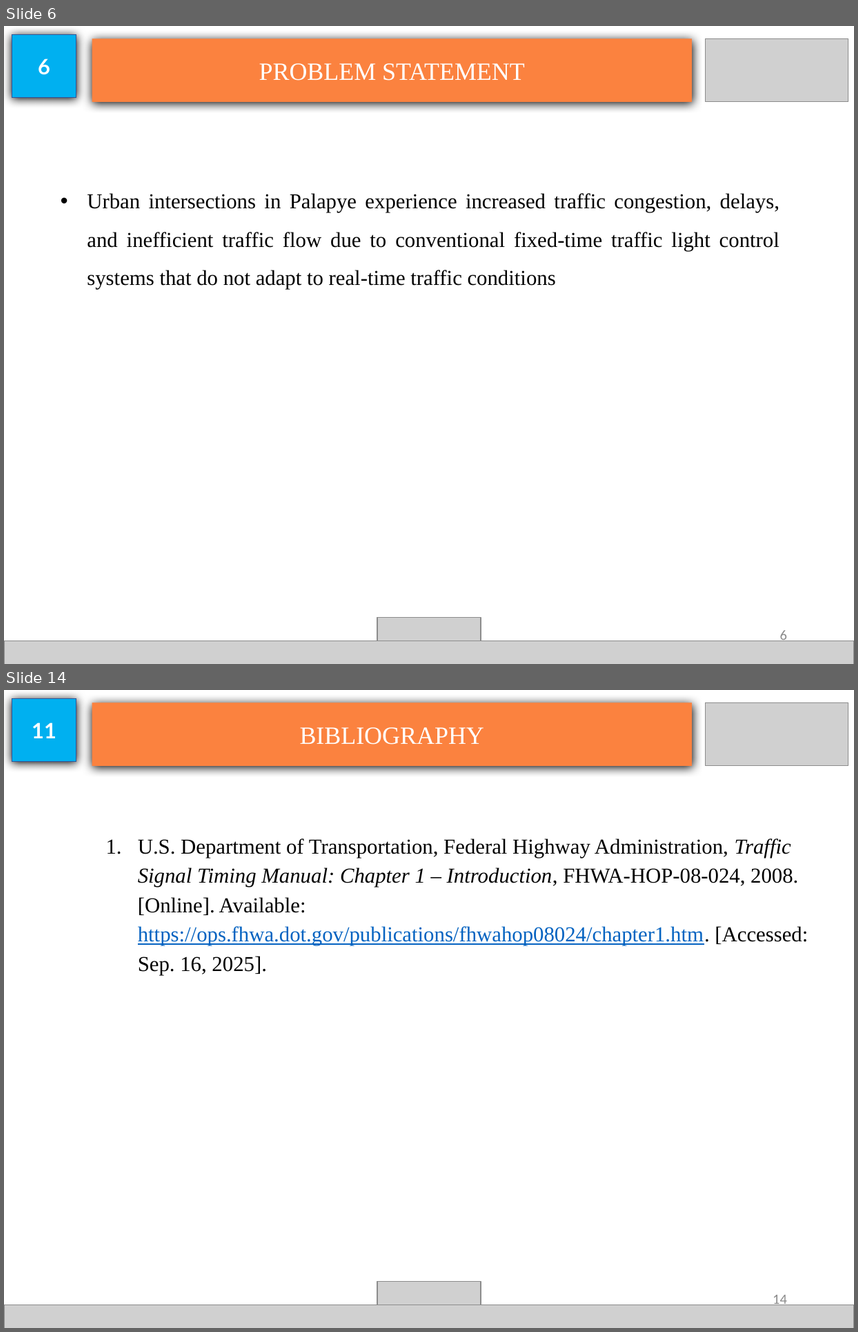
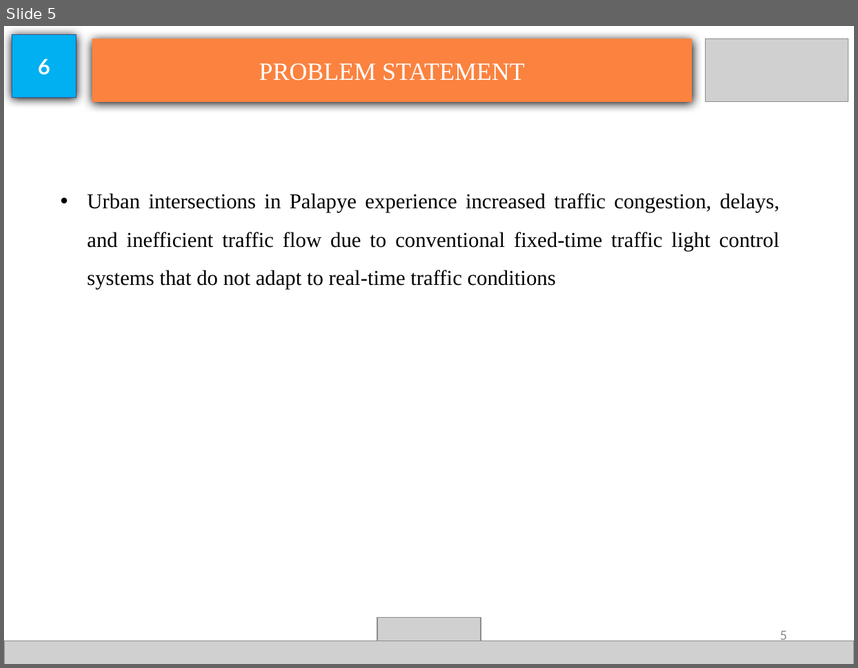
Before and after one commit to geranimoekia/Multi-Agent-Deep-Reinforcement-Learning-for-Adaptive-Traffic-Signal-Control-Palapye-A1-Corridor, a slide deck: docs/presentations/TSOTLHE SEIPHEPI FYP.pptx. Shown one above the other, each under a label of ours: slides 6 and 14 before the commit, slide 5 after it; the slides between them are not shown. The pictures are 858x1332 and 858x668 pixels, drawn with LibreOffice and Linux fonts; fonts in the diff are those of the drawing; grey boxes stand for pictures. Boxes give left, top, right and bottom in pixels: in the first picture for what was removed or moved away, otherwise in the second. Text is boxed around its words. In the diff, an @@ line names an element or a change of style, - is before the commit and + after.

```diff
--- a/docs/presentations/TSOTLHE SEIPHEPI FYP.pptx
+++ b/docs/presentations/TSOTLHE SEIPHEPI FYP.pptx
@@ slide 14 removed at (4,690,854,1328), background #FFFFFF @@
@@ rectangle removed at (12,698,76,761) @@
-11
@@ rectangle removed at (92,702,692,766) @@
-BIBLIOGRAPHY
@@ picture removed at (705,702,848,766) @@
@@ text removed at (138,838,808,975) @@
-1. U.S. Department of Transportation, Federal Highway Administration, Traffic Signal Timing Manual: Chapter 1 – Introduction, FHWA-HOP-08-024, 2008. [Online]. Available: https://ops.fhwa.dot.gov/publications/fhwahop08024/chapter1.htm. [Accessed: Sep. 16, 2025].
@@ picture removed at (377,1281,481,1323) @@
@@ picture removed at (4,1305,854,1328) @@
@@ page number removed at (773,1294,787,1308) @@
-14
@@ what was slide 6 is now slide 5 @@
@@ page number at (780,630,787,641): text changed @@
-6
+5
```
Also in this commit, not shown: 8 slides changed, 17 slides added, 5 other slides removed, 2 other files.
